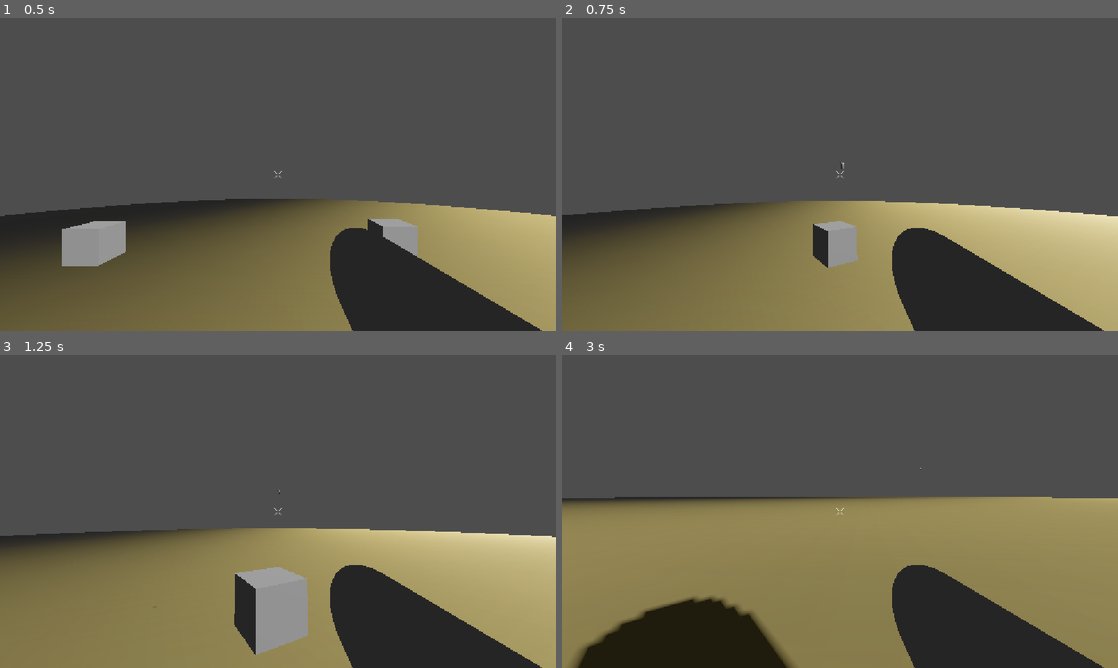
Above: before the commit, frames 1-4 (two rows, left to right).
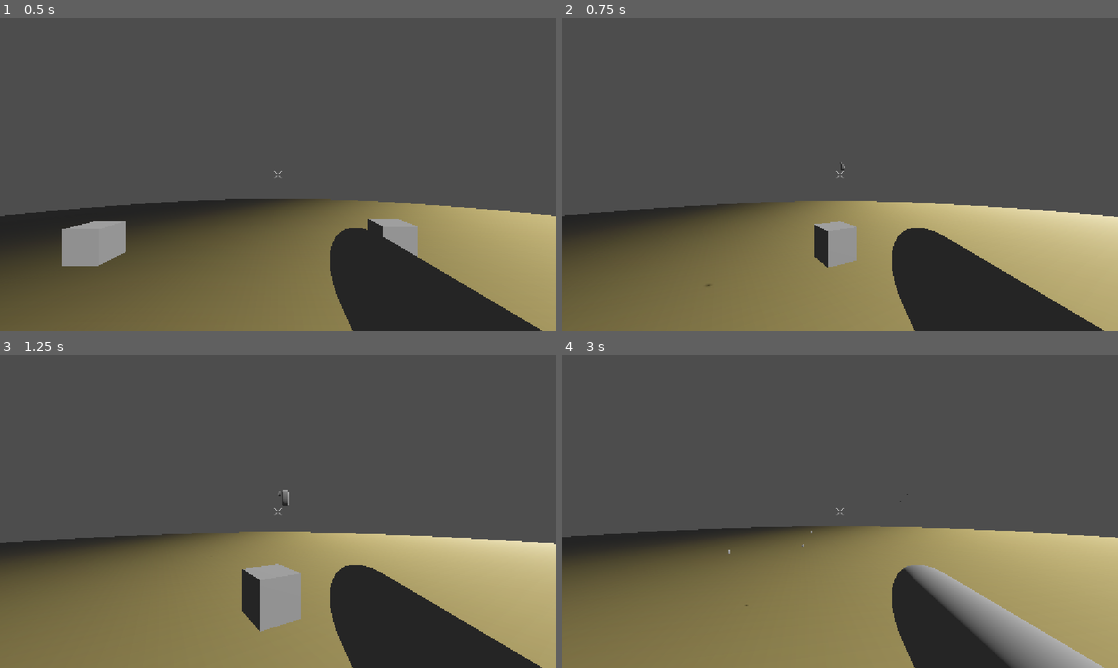
Above: after the commit, the same moments.

Repository: Schlutzkrapfen/RobertsGameJam
Game: Godot game, scene res://Nodes/Levels/Level0.tscn
Two runs of this game, one before a commit and one after it. Both use one fixed random seed, a clock stepped at 60 frames per second and the inputs below.
Inputs (mouse positions are in pixels of both pictures, inside the frame that each line leads up to):
- Up to frame 1 (0.5 s): no input
- Up to frame 2 (0.75 s): tap Enter (ui_accept) at 0.5 s; move the mouse to (867, 174) at 0.52 s; press the mouse at (867, 174) at 0.53 s; hold Up (ui_up) from 0.53 s (still down)
- Up to frame 3 (1.25 s): keep holding Up (ui_up); tap Space (jump) at 0.77, 1.07 s; tap Enter (ui_accept) at 0.8 s
- Up to frame 4 (3 s): keep holding Up (ui_up); move the mouse to (812, 511) at 1.27 s; release the mouse at (812, 511) at 1.28 s; tap Enter (ui_accept) at 1.35 s; tap Space (jump) at 1.52, 1.55, 1.82, 2.1 s; move the mouse to (851, 505) at 2.02 s; press the mouse at (851, 505) at 2.03 s; move the mouse to (834, 517) at 2.77 s; release the mouse at (834, 517) at 2.78 s; click (834, 517) at 2.85 s

Frame 1 is identical in both runs. In frame 2, 0.1% of the frame differs, in the area x 0-100%, y 46-86%; in frame 3, 4.5%; in frame 4, 37%, in the area x 0-100%, y 36-100%.

Commit message:
added enemie and slowmotion

Diff:
--- a/Nodes/Levels/Level0.tscn
+++ b/Nodes/Levels/Level0.tscn
@@ -1,12 +1,10 @@
 [gd_scene format=3 uid="uid://2gwrmy354ye6"]
 
+[ext_resource type="PackedScene" uid="uid://duc6rybo6ab0m" path="res://Nodes/Objects/enemy.tscn" id="2_dxclx"]
 [ext_resource type="PackedScene" uid="uid://bp4a0plv22ewb" path="res://Nodes/Objects/player.tscn" id="2_k4g51"]
 [ext_resource type="Script" uid="uid://bqr8qoil4755e" path="res://Scripts/Misc/SceneManager.gd" id="4_4ys6t"]
 [ext_resource type="Script" uid="uid://bfh60xxx62h60" path="res://Scripts/Misc/PauseMenu.gd" id="5_dxclx"]
 [ext_resource type="PackedScene" uid="uid://et8hvvm1wu1e" path="res://Nodes/Objects/box.tscn" id="6_v1h2x"]
-
-[sub_resource type="NavigationMesh" id="NavigationMesh_nacyp"]
-geometry_parsed_geometry_type = 0
 
 [sub_resource type="CylinderMesh" id="CylinderMesh_xeka7"]
 top_radius = 100.0
@@ -34,6 +32,9 @@
 
 [node name="Player" parent="." unique_id=1191405411 instance=ExtResource("2_k4g51")]
 transform = Transform3D(1, 0, 0, 0, 1, 0, 0, 0, 1, 0, 7.1194544, 3.578415)
+
+[node name="CharacterBody3D" parent="." unique_id=969598575 node_paths=PackedStringArray("target") instance=ExtResource("2_dxclx")]
+target = NodePath("../Player")
 
 [node name="SceneManager" type="Node3D" parent="." unique_id=1758454766 node_paths=PackedStringArray("pauseMenu")]
 script = ExtResource("4_4ys6t")
@@ -83,18 +84,15 @@
 [node name="Box3" parent="Arena" unique_id=1495860071 instance=ExtResource("6_v1h2x")]
 transform = Transform3D(1, 0, 0, 0, 1, 0, 0, 0, 1, -0.48102093, 6.4473114, 5.3890734)
 
-[node name="Navmesh" type="NavigationRegion3D" parent="Arena" unique_id=787568873]
-navigation_mesh = SubResource("NavigationMesh_nacyp")
-
-[node name="Ground" type="MeshInstance3D" parent="Arena/Navmesh" unique_id=232500043]
+[node name="Ground" type="MeshInstance3D" parent="Arena" unique_id=232500043]
 transform = Transform3D(1, 0, 0, 0, 1, 0, 0, 0, 1, 0, -7.4107494, 0)
 mesh = SubResource("CylinderMesh_xeka7")
 surface_material_override/0 = SubResource("StandardMaterial3D_dxclx")
 
-[node name="StaticBody3D" type="StaticBody3D" parent="Arena/Navmesh/Ground" unique_id=681971485]
+[node name="StaticBody3D" type="StaticBody3D" parent="Arena/Ground" unique_id=681971485]
 physics_material_override = SubResource("PhysicsMaterial_jn3sf")
 
-[node name="CollisionShape3D" type="CollisionShape3D" parent="Arena/Navmesh/Ground/StaticBody3D" unique_id=1807222277]
+[node name="CollisionShape3D" type="CollisionShape3D" parent="Arena/Ground/StaticBody3D" unique_id=1807222277]
 shape = SubResource("CylinderShape3D_nacyp")
 
 [node name="Sun" type="DirectionalLight3D" parent="." unique_id=307039512]
--- a/Nodes/Objects/player.tscn
+++ b/Nodes/Objects/player.tscn
@@ -24,7 +24,7 @@
 shape = SubResource("CapsuleShape3D_nacyp")
 
 [node name="Camera3D" type="Camera3D" parent="." unique_id=485772221]
-transform = Transform3D(1, 0, 0, 0, 1, 0, 0, 0, 1, 0, 0.48660433, 0)
+transform = Transform3D(1, 0, 0, 0, 1, 0, 0, 0, 1, 0, 0.83300936, 0)
 environment = SubResource("Environment_wues2")
 current = true
 script = ExtResource("2_qyaxr")
--- /dev/null
+++ b/Scripts/Enemy/FollowTarget.gd
@@ -0,0 +1,71 @@
+extends NavigationAgent3D
+class_name FollowTarget3D
+
+signal ReachedTarget(target : Node3D)
+
+@export var Speed : float = 5.0
+@export var TurnSpeed : float = 0.3
+@export var ReachTargetMinDistance : float = 1.3
+
+var target : Node3D
+var isTargetSet : bool = false
+var targetPosition : Vector3 = Vector3.ZERO
+var lastTargetPosition : Vector3 = Vector3.ZERO
+var fixedTarget : bool = false
+
+@onready var parent = get_parent() as CharacterBody3D
+
+func _ready() -> void:
+	velocity_computed.connect(_on_velocity_computed)
+
+func _process(_delta: float) -> void:
+	if fixedTarget:
+		go_to_location(targetPosition)
+	elif target:
+		go_to_location(target.global_position)
+		if target and parent.global_position.distance_to(target.global_position) <= ReachTargetMinDistance:
+			emit_signal("ReachedTarget", target)
+
+	parent.move_and_slide()
+
+func SetFixedTarget(newTarget : Vector3) -> void:
+	target = null
+	targetPosition = newTarget
+	fixedTarget = true
+	isTargetSet = true
+
+func SetTarget(newTarget : Node3D) -> void:
+	target = newTarget
+	targetPosition = Vector3.ZERO
+	fixedTarget = false
+	isTargetSet = true
+
+func ClearTarget() -> void:
+	target = null
+	targetPosition = Vector3.ZERO
+	isTargetSet = false
+
+func go_to_location(targetPositions : Vector3):
+	if not isTargetSet or lastTargetPosition != targetPositions:
+		set_target_position(targetPositions)
+		lastTargetPosition = targetPositions
+		isTargetSet = true
+
+	var lookDir = atan2(-parent.velocity.x, -parent.velocity.z)
+	parent.rotation.y = lerp_angle(parent.rotation.y, lookDir, TurnSpeed)
+
+	if is_navigation_finished():
+		isTargetSet = false
+		return
+
+	var nextPathPosition = get_next_path_position()
+	var currentEnemyPosition = parent.global_position
+	var newVelocity = (nextPathPosition - currentEnemyPosition).normalized() * Speed
+
+	if avoidance_enabled:
+		set_velocity(newVelocity.move_toward(newVelocity, 0.25))
+	else:
+		parent.velocity = newVelocity.move_toward(newVelocity, 0.25)
+
+func _on_velocity_computed(safe_velocity: Vector3) -> void:
+	parent.velocity = parent.velocity.move_toward(safe_velocity, 0.25)
--- /dev/null
+++ b/Scripts/Enemy/RandomTarget3D.gd
@@ -0,0 +1,24 @@
+extends Node3D
+class_name RandomTarget3D
+
+@export var MinRadius : float  = 1.0
+@export var MaxRadius : float  = 10.0
+@export var MaxAngleRange : int = -120
+@export var MinAngleRange : int = 120
+
+var target_arm: SpringArm3D
+var target: Marker3D
+
+func _ready() -> void:
+	target_arm = SpringArm3D.new()
+	target = Marker3D.new()
+	target_arm.add_child(target)
+	add_child(target_arm)
+
+func GetNextPoint() -> Vector3:
+	randomize()
+	var angle = deg_to_rad(randi_range(MinAngleRange, MaxAngleRange))
+	var distance = randf_range(MinRadius , MaxRadius)
+	rotation.y = angle
+	target_arm.spring_length = distance
+	return target.global_position
--- /dev/null
+++ b/Scripts/Enemy/SimpleVision3D.gd
@@ -0,0 +1,73 @@
+extends Node3D
+class_name SimpleVision3D
+
+signal GetSight(body : Node3D)
+signal LostSight
+
+@export var Enabled : bool = true
+@export var LookUpGroup : String = "player"
+
+@export_category("Vision Area")
+@export var Distance : float = 50.0
+@export var BaseWidth : float = 10.0
+@export var EndWidth : float = 30.0
+@export var BaseHeight : float = 5.0
+@export var EndHeight : float = 5.0
+@export var BaseConeSize : float = 1.0
+@export var VisionArea : CollisionShape3D
+
+var vision : Area3D
+var target : Node3D
+
+func _ready() -> void:
+	vision = Area3D.new()
+	if not VisionArea:
+		VisionArea = CollisionShape3D.new()
+		VisionArea.shape = __BuildVisionShape()
+	vision.add_child(VisionArea)
+	add_child(vision)
+
+func _process(_delta: float) -> void:
+	if not Enabled:
+		return
+
+	if target:
+		if not CheckSight(target):
+			target = null
+			emit_signal("LostSight")
+	else:
+		CheckOverlaping()
+
+func CheckSight(sightTarget : Node3D) -> bool:
+	var space = get_world_3d().direct_space_state
+	#var ignore : Array[RID] = []
+	var query = PhysicsRayQueryParameters3D.create(global_position, sightTarget.global_position)
+	var collision = space.intersect_ray(query)
+	if collision:
+		if collision.collider == sightTarget:
+			return true
+	return false
+
+func CheckOverlaping():
+	var overlapingBodies = vision.get_overlapping_bodies()
+	var targetOverlap = overlapingBodies.filter(func(item : Node3D) : return item.is_in_group(LookUpGroup))
+	if len(targetOverlap) > 0:
+		if CheckSight(targetOverlap[0]):
+			target = targetOverlap[0]
+			emit_signal("GetSight", target)
+
+func __BuildVisionShape() -> ConvexPolygonShape3D:
+	var result = ConvexPolygonShape3D.new()
+	var points = PackedVector3Array()
+	points.append(Vector3(0, 0, 0))
+	points.append(Vector3(BaseHeight/2, 0, -BaseConeSize))
+	points.append(Vector3(EndWidth/2, 0, -Distance))
+	points.append(Vector3(-(BaseHeight/2), 0, -BaseConeSize))
+	points.append(Vector3(-(EndWidth/2), 0, -Distance))
+	points.append(Vector3(0, BaseHeight, 0))
+	points.append(Vector3(BaseHeight/2, BaseHeight, -BaseConeSize))
+	points.append(Vector3(EndWidth/2, BaseHeight, -Distance))
+	points.append(Vector3(-(BaseHeight/2), BaseHeight, -BaseConeSize))
+	points.append(Vector3(-(EndWidth/2), BaseHeight, -Distance))
+	result.points = points
+	return result
--- a/Scripts/Enemy/enemy.gd
+++ b/Scripts/Enemy/enemy.gd
@@ -1,28 +1,33 @@
 extends CharacterBody3D
-
 
 const SPEED = 5.0
 const JUMP_VELOCITY = 4.5
 
+@export var target: Node3D  # assign the player (or any node) in the Inspector
+@export var stop_distance: float = 0.5  # how close before it stops
 
 func _physics_process(delta: float) -> void:
 	# Add the gravity.
 	if not is_on_floor():
 		velocity += get_gravity() * delta
 
-	# Handle jump.
-	if Input.is_action_just_pressed("ui_accept") and is_on_floor():
-		velocity.y = JUMP_VELOCITY
+	move_to_point(target.global_position, delta)
 
-	# Get the input direction and handle the movement/deceleration.
-	# As good practice, you should replace UI actions with custom gameplay actions.
-	var input_dir := Input.get_vector("ui_left", "ui_right", "ui_up", "ui_down")
-	var direction := (transform.basis * Vector3(input_dir.x, 0, input_dir.y)).normalized()
-	if direction:
+	move_and_slide()
+
+
+func move_to_point(point: Vector3, _delta: float) -> void:
+	var direction := (point - global_position)
+	direction.y = 0  # ignore height difference so it doesn't try to fly/dig
+	var distance := direction.length()
+
+	if distance > stop_distance:
+		direction = direction.normalized()
 		velocity.x = direction.x * SPEED
 		velocity.z = direction.z * SPEED
+
+		# Optional: make the enemy face the direction it's moving
+		look_at(global_position + direction, Vector3.UP)
 	else:
 		velocity.x = move_toward(velocity.x, 0, SPEED)
 		velocity.z = move_toward(velocity.z, 0, SPEED)
-
-	move_and_slide()
--- /dev/null
+++ b/Scripts/Enemy/example_enemy.gd
@@ -0,0 +1,44 @@
+extends CharacterBody3D
+
+enum States {
+	Walking,
+	Pursuit
+}
+
+@export var walkSpeed : float = 2.0
+@export var runSpeed : float = 5.0
+
+@onready var follow_target_3d: FollowTarget3D = $FollowTarget3D
+@onready var random_target_3d: RandomTarget3D = $RandomTarget3D
+
+var state : States = States.Walking
+var target : Node3D
+
+func _ready() -> void:
+	ChangeState(States.Walking)
+
+func _process(delta: float) -> void:
+	if not is_on_floor():
+		velocity += get_gravity() * delta
+
+func ChangeState(newState : States) -> void:
+	state = newState
+	match state:
+		States.Walking:
+			follow_target_3d.ClearTarget()
+			follow_target_3d.Speed = walkSpeed
+			follow_target_3d.SetFixedTarget(random_target_3d.GetNextPoint())
+			target = null
+		States.Pursuit:
+			follow_target_3d.Speed = runSpeed
+			follow_target_3d.SetTarget(target)
+
+func _on_follow_target_3d_navigation_finished() -> void:
+	follow_target_3d.SetFixedTarget(random_target_3d.GetNextPoint())
+
+func _on_simple_vision_3d_get_sight(body: Node3D) -> void:
+	target = body
+	ChangeState(States.Pursuit)
+
+func _on_simple_vision_3d_lost_sight() -> void:
+	ChangeState(States.Walking)
--- a/Scripts/Player/Player.gd
+++ b/Scripts/Player/Player.gd
@@ -105,7 +105,7 @@
 			curShootTimer = burstCooldown
 
 	camera_shake.emit(SHOOT_SHAKE_AMOUNT)
-	# await Slowmo.slow_motion(1)
+	await SlowMotion.slow_motion(5)
 
 
 func shootProjectile():
Not shown, changed: Assets/3d/Matirial/texture.png.import
Not shown, changed: Assets/Crosshair.png.import
Not shown, added: Scripts/Enemy/FollowTarget.gd.uid
Not shown, added: Scripts/Enemy/RandomTarget3D.gd.uid
Not shown, added: Scripts/Enemy/SimpleVision3D.gd.uid
Not shown, added: Scripts/Enemy/example_enemy.gd.uid
